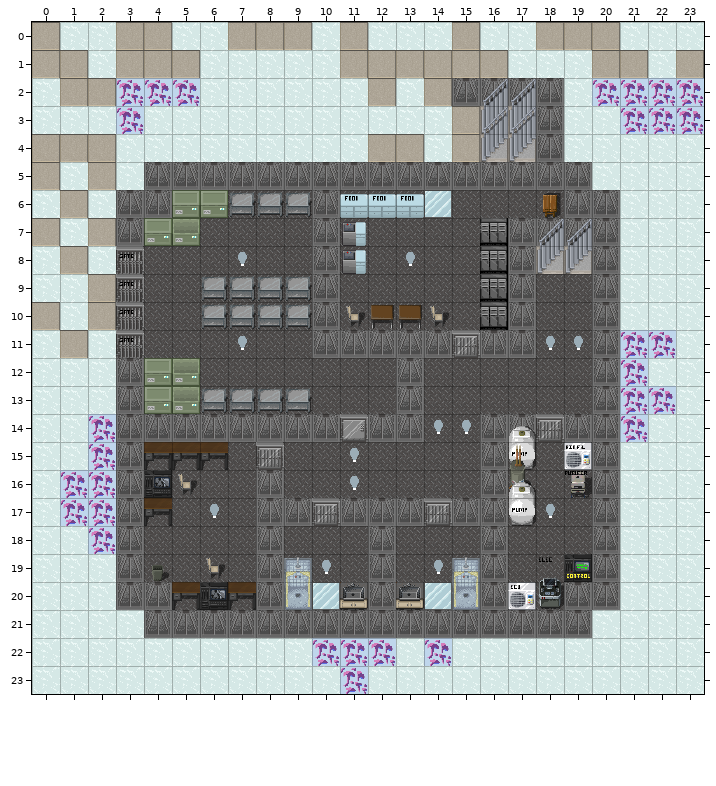
A Tiled map gets an edit: 0.2/Maps/Gunstore Small.tmx. This is how it looked before the edit.
Cells are 32x32 px. Shown: x 0..23, y 0..23.
The result:
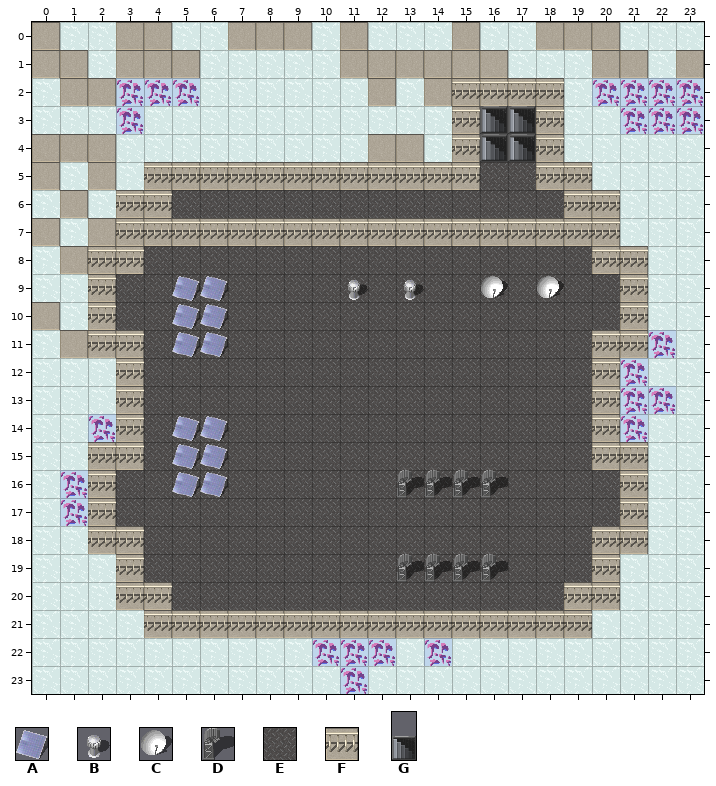
Key: from "Furniture_Normal": A 31, B 34, C 35, D 36; from "Terrain_Floors": E 6, F 22; from "Terrains_Stairs": G 0.
_ is an empty cell, . an unchanged one.
Tiles of an added or newly shown layer are drawn over the layers below it.
Changes in this commit:
--- layer "01 Terrain" (now shown)
@@ x 3..20 @@
- 2 ............____..
- 3 ............____..
- 4 ............____..
- 5 .________________.
- 6 ____________...___
+ 2 ............FFFF..
+ 3 ............FGGF..
+ 4 ............FGGF..
+ 5 .FFFFFFFFFFFFEEFF.
+ 6 FFEEEEEEEEEE...EFF
--- layer "02 Terrain" (now shown)
@@ x 2..21 @@
- 7 .__________________.
- 8 __..._..__._..______
- 9 __._______._..___.__
-10 __.__________.__..__
-11 __.___..____________
-12 .___......._......_.
-13 ._______..._......_.
-14 .__________________.
-15 _____._.._....__.___
-16 _____._.._._____.___
-17 ___._.___________.__
-18 __...._..._..._...__
-19 .__._.___._____.___.
-20 .__________________.
-21 ..________________..
+ 7 .FFFFFFFFFFFFFFFFFF.
+ 8 FF...E..EE.E..EEEEFF
+ 9 FE.EEEEEEE.E..EEE.EF
+10 FE.EEEEEEEEEE.EE..EF
+11 FF.EEE..EEEEEEEEEEFF
+12 .FEE.......E......F.
+13 .FEEEEEE...E......F.
+14 .FEEEEEEEEEEEEEEEEF.
+15 FFEEE.E..E....EE.EFF
+16 FEEEE.E..E.EEEEE.EEF
+17 FEE.E.EEEEEEEEEEE.EF
+18 FF....E...E...E...FF
+19 .FE.E.EEE.EEEEE.EEF.
+20 .FFEEEEEEEEEEEEEEFF.
+21 ..FFFFFFFFFFFFFFFF..
--- layer "02 Furniture" (now shown)
@@ x 5..18 @@
- 9 __...._._.._._
-10 __............
-11 __............
+ 9 AA....B.B..C.C
+10 AA............
+11 AA............
@@ x 5..16 @@
-14 __..........
-15 __..........
-16 __......____
+14 AA..........
+15 AA..........
+16 AA......DDDD
@@ x 13..16 @@
-19 ____
+19 DDDD
Pixel boxes of the changes (left, top, right, bottom) in both pictures:
added: (88, 78, 648, 638)
